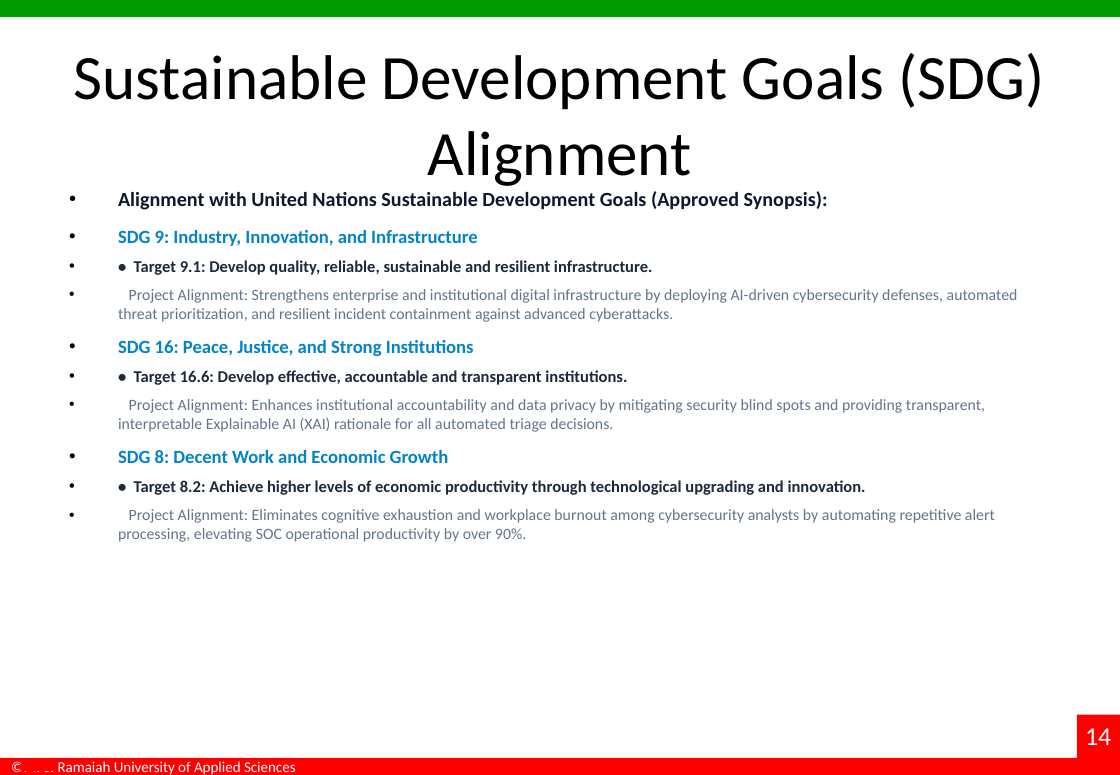
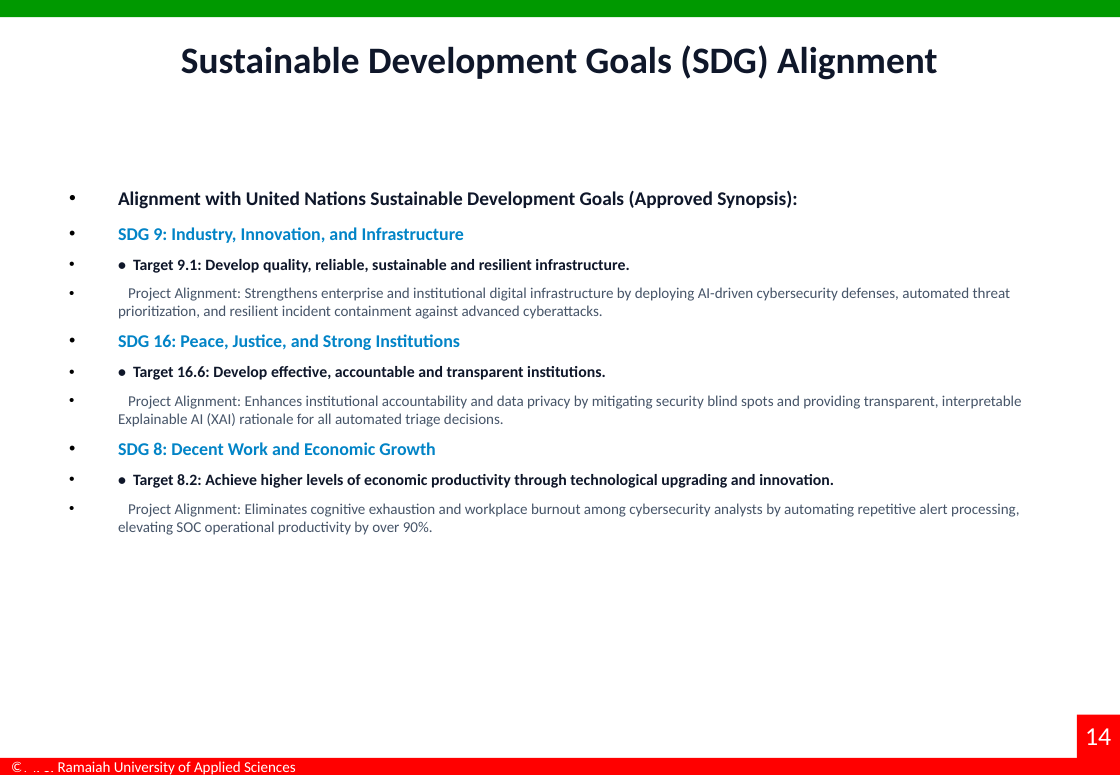
Before and after one commit to Alchemist-2905/Alert-triage, a slide deck: slide 14 of docs/Interim_Project_Presentation_TeamAlpha.pptx. Drawn at 1120x775 pixels with LibreOffice and Linux fonts; fonts in the diff are those of the drawing; background and template pictures are left out. Boxes give left, top, right and bottom in pixels: in the first picture for what was removed or moved away, otherwise in the second. Text is boxed around its words. In the diff, an @@ line names an element or a change of style, - is before the commit and + after.

Commit message:
docs: standardize all presentation fonts to Calibri with strict hierarchy

```diff
--- a/docs/Interim_Project_Presentation_TeamAlpha.pptx
+++ b/docs/Interim_Project_Presentation_TeamAlpha.pptx
@@ title "Sustainable Development Goals (SDG) Alignment" at (181,45,937,80): size 44 to 26 pt, text colour #000000 to #0F172A, bold on; more space between paragraphs @@
@@ text "Alignment with United Nations Sustainable ..." at (118,191,1022,535): size 14 to 13.5 pt in "Alignment with United Nations Sustainable Development Goals ..."; size 13 to 12.5 pt in "SDG 9: Industry, Innovation, and Infrastructure", "SDG 16: Peace, Justice, and Strong Institutions", "SDG 8: Decent Work and Economic Growth"; size 11.5 to 11 pt, text colour #1E293B to #0F172A in "• Target 9.1: Develop quality, reliable, sustainable ...", "• Target 16.6: Develop effective, accountable and ...", "• Target 8.2: Achieve higher levels of ..."; size 11 to 10.5 pt, text colour #64748B to #475569 in "Project Alignment: Strengthens enterprise and institutional  ...", "Project Alignment: Enhances institutional accountability and ...", "Project Alignment: Eliminates cognitive exhaustion and workp ..."; less space between paragraphs; more space between paragraphs @@
```
Also in this commit, not shown: 16 other slides changed.
